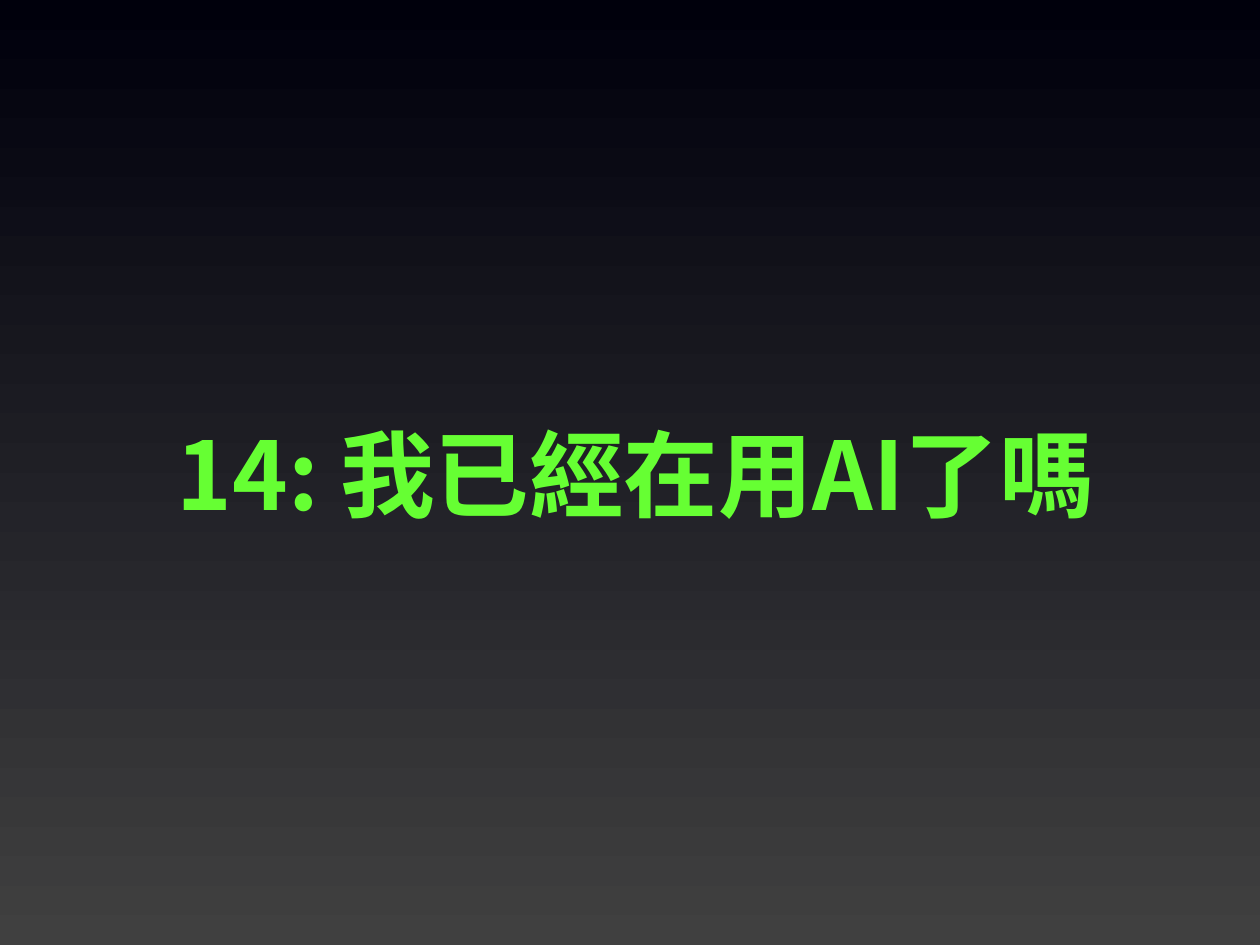
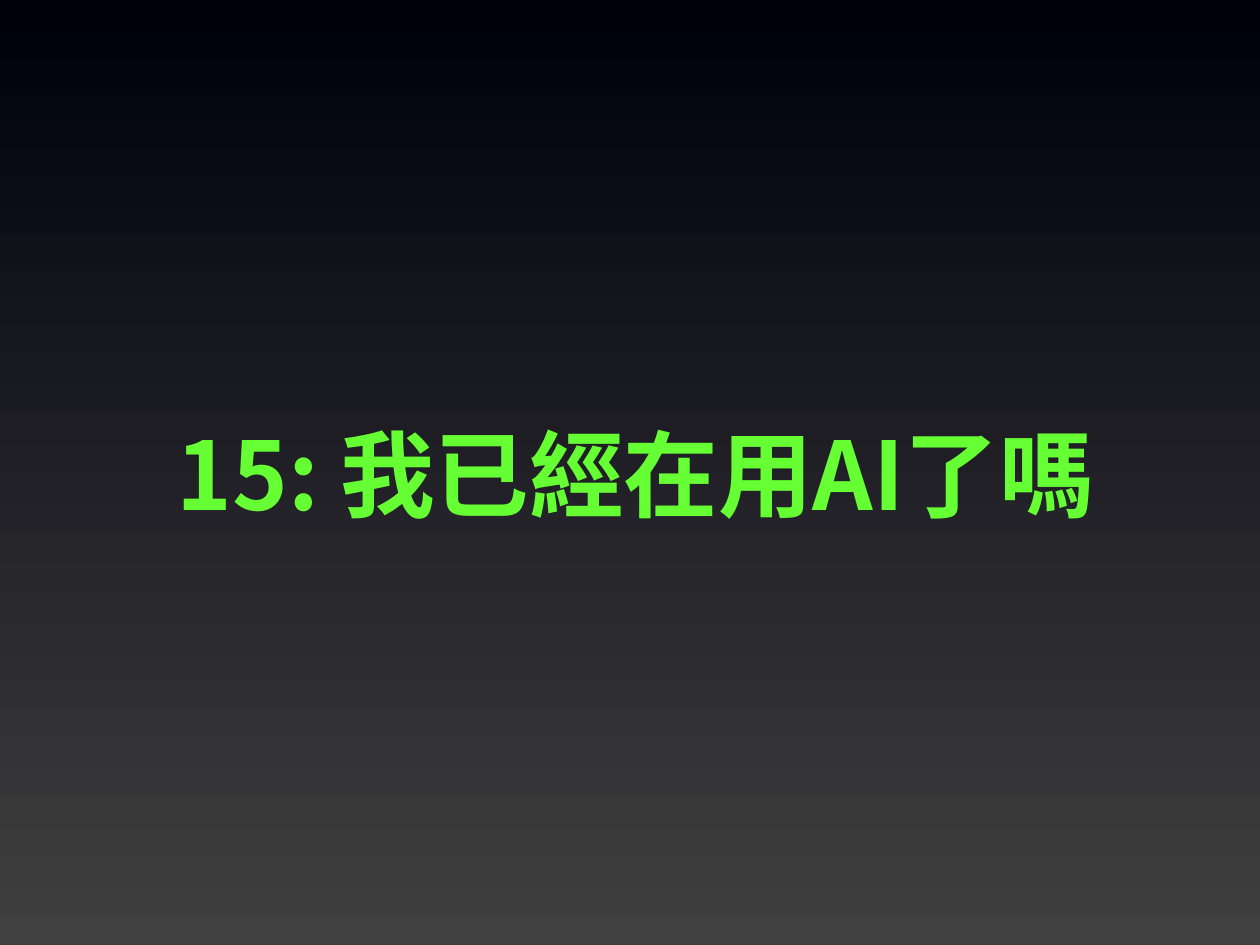
Before and after one commit to joshhu/2024newtaipeicityspeech, a slide deck: slide 16 of Slides/20240618新北市青年局 - 先來問問題.pptx. Drawn at 1260x945 pixels with LibreOffice and Linux fonts; fonts in the diff are those of the drawing. Boxes give left, top, right and bottom in pixels: in the first picture for what was removed or moved away, otherwise in the second. Text is boxed around its words. In the diff, an @@ line names an element or a change of style, - is before the commit and + after.

Commit message:
qa

```diff
--- a/Slides/20240618新北市青年局 - 先來問問題.pptx
+++ b/Slides/20240618新北市青年局 - 先來問問題.pptx
@@ text at (177,429,1093,519): text changed @@
-14: 我已經在用AI了嗎
+15: 我已經在用AI了嗎
```
Also in this commit, not shown: 1 slide added, 2 slides removed.
